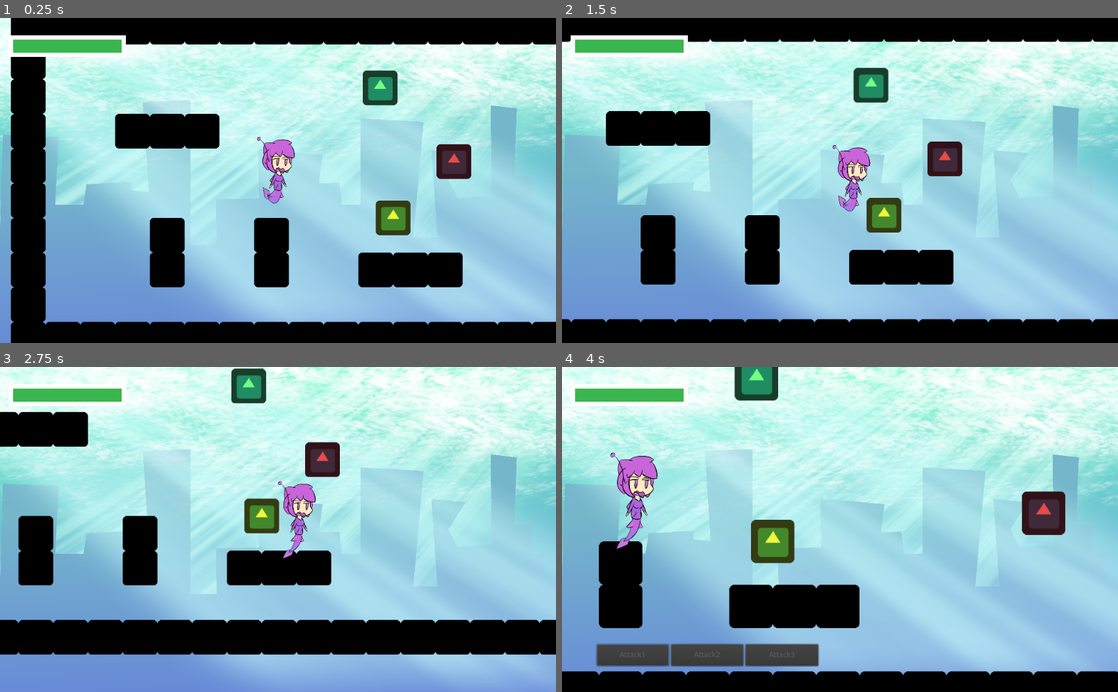
Above: before the commit, frames 1-4 (two rows, left to right).
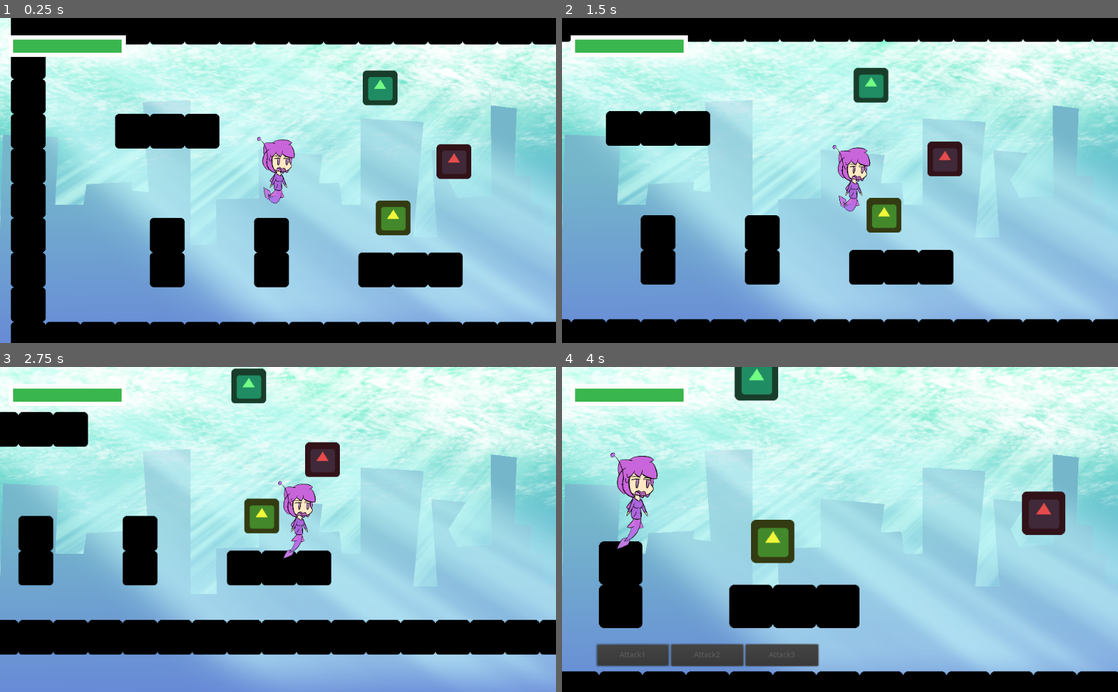
Above: after the commit, the same moments.

Repository: aak270/godot-cozy-game
Game: Godot game, scene res://src/scenes/World.tscn
Same seed, same stepped clock (60 frames per second), same inputs: the game is played once before the commit and once after it. This scene is started directly instead of the project's main scene. The engine's default icon, where the game draws it, is replaced by a stand-in: a white triangle on a blue panel in a dark square.
Inputs:
- Up to frame 1 (0.25 s): no input
- Up to frame 2 (1.5 s): tap Enter (ui_accept) at 0.5, 0.77 s; hold Right (ui_right) 0.53-1.28 s; hold Down (ui_down) from 1.28 s (still down)
- Up to frame 3 (2.75 s): tap Enter (ui_accept) at 1.52 s; release Down (ui_down) at 2.03 s; hold Right (ui_right) from 2.03 s (still down)
- Up to frame 4 (4 s): release Right (ui_right) at 2.78 s; hold Up (ui_up) 2.78-3.53 s; tap Enter (ui_accept) at 3.02, 3.77 s; hold Left (ui_left) from 3.53 s (still down)

The runs differ from the first frame. In frame 1, 0.1% of the frame differs, in the area x 47-53%, y 42-58%; in frame 2, 0.1%; in frame 3, 0.1%; in frame 4, 0.2%, in the area x 9-17%, y 33-56%.

Commit message:
Update Player.tscn

Diff:
--- a/src/characters/Player.tscn
+++ b/src/characters/Player.tscn
@@ -633,7 +633,7 @@
 "times": PoolRealArray( 0, 1.5, 3 ),
 "transitions": PoolRealArray( 1, 1, 1 ),
 "update": 0,
-"values": [ Vector2( -3.33333, -9.99999 ), Vector2( -3.33333, -9.99999 ), Vector2( -3.33333, -9.99999 ) ]
+"values": [ Vector2( 3, -12 ), Vector2( 3, -12 ), Vector2( 3, -12 ) ]
 }
 tracks/1/type = "value"
 tracks/1/path = NodePath("Torso/Face:rotation_degrees")
@@ -657,7 +657,7 @@
 "times": PoolRealArray( 0, 1.5, 3 ),
 "transitions": PoolRealArray( 1, 1, 1 ),
 "update": 0,
-"values": [ Vector2( -20, 70 ), Vector2( -20, 70 ), Vector2( -20, 70 ) ]
+"values": [ Vector2( -17, 67 ), Vector2( -17, 67 ), Vector2( -17, 67 ) ]
 }
 tracks/3/type = "value"
 tracks/3/path = NodePath("Torso/ArmR:rotation_degrees")
@@ -705,7 +705,7 @@
 "times": PoolRealArray( 0, 1.5, 3 ),
 "transitions": PoolRealArray( 1, 1, 1 ),
 "update": 1,
-"values": [ Vector2( -70, 153.333 ), Vector2( -73.3333, 186.667 ), Vector2( -70, 153.333 ) ]
+"values": [ Vector2( -66.6667, 153.333 ), Vector2( -70, 186.667 ), Vector2( -66.6667, 153.333 ) ]
 }
 tracks/7/type = "value"
 tracks/7/path = NodePath("Torso/Tail2:rotation_degrees")
@@ -729,7 +729,7 @@
 "times": PoolRealArray( 0, 1.5, 3 ),
 "transitions": PoolRealArray( 1, 1, 1 ),
 "update": 0,
-"values": [ Vector2( 13.3333, 63.3333 ), Vector2( 13.3333, 63.3333 ), Vector2( 13.3333, 63.3333 ) ]
+"values": [ Vector2( 17, 67 ), Vector2( 17, 67 ), Vector2( 17, 67 ) ]
 }
 tracks/9/type = "value"
 tracks/9/path = NodePath("Torso/ArmL:rotation_degrees")
@@ -1042,7 +1042,7 @@
 region_rect = Rect2( 293, 250, 52, 98 )
 
 [node name="Tail2" type="Sprite" parent="Torso"]
-position = Vector2( -73.3333, 186.667 )
+position = Vector2( 6.66667, 186.667 )
 z_index = -1
 texture = ExtResource( 1 )
 offset = Vector2( 33, 36 )
